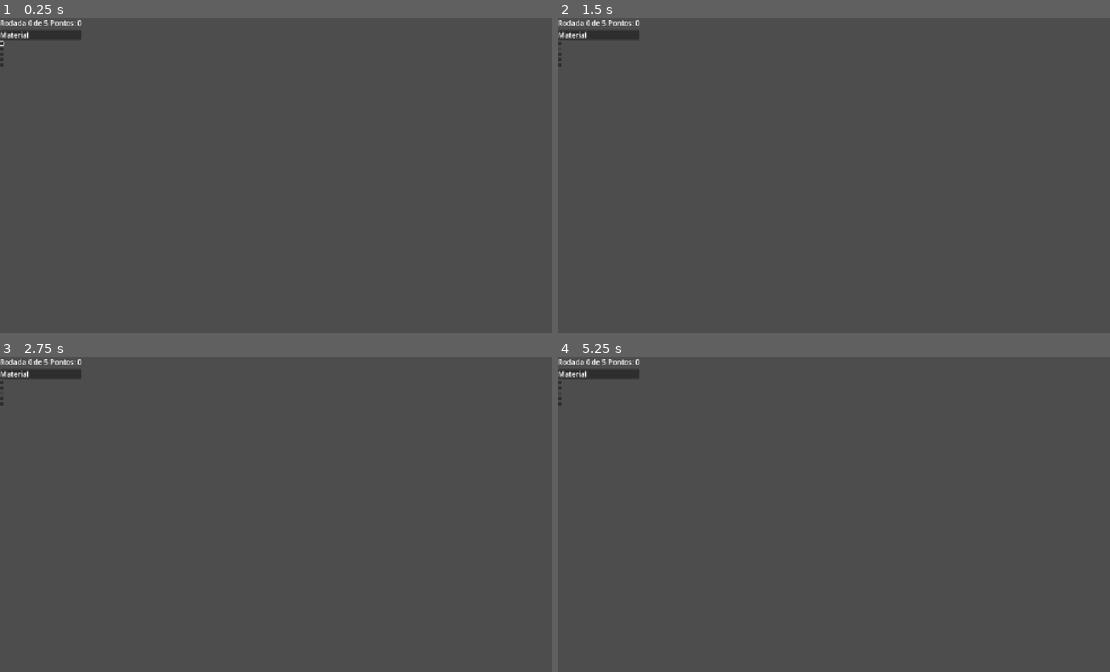
Above: before the commit, frames 1-4 (two rows, left to right).
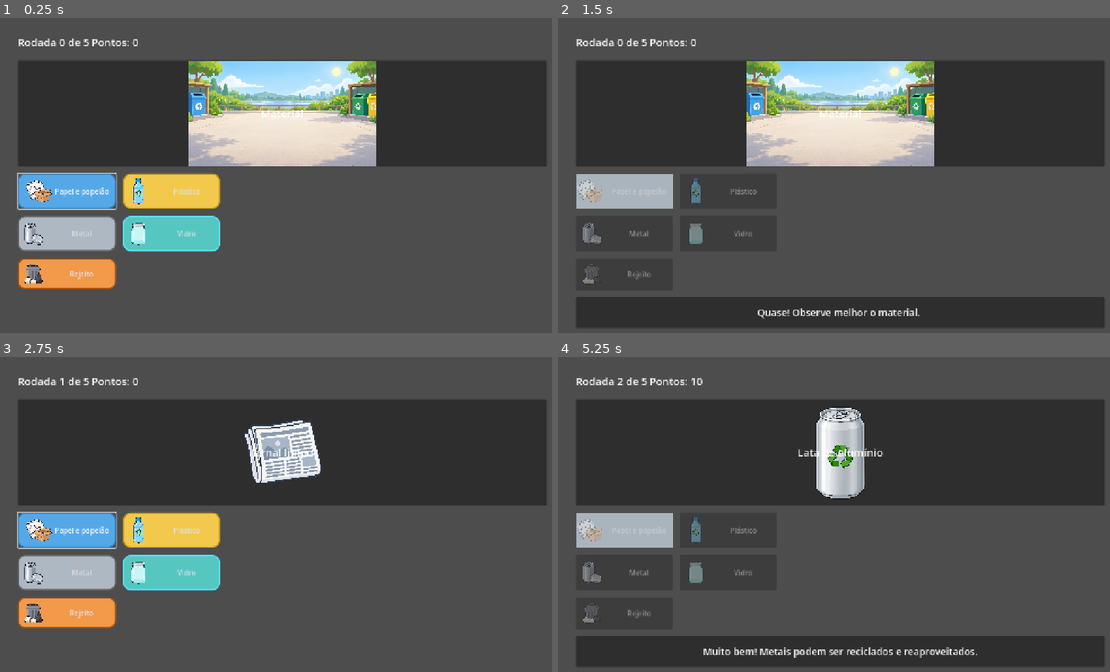
Above: after the commit, the same moments.

Repository: NickolasHardRock/jogo-serio-reciclagem
Game: Godot game, scene res://scenes/game_screen.tscn
Two runs of this game, one before a commit and one after it. Both use one fixed random seed, a clock stepped at 60 frames per second and the inputs below. This scene is started directly instead of the project's main scene.
Inputs (mouse positions are in pixels of both pictures, inside the frame that each line leads up to; where the layout moved, square brackets give the same spot in the first picture):
- Up to frame 1 (0.25 s): no input
- Up to frame 2 (1.5 s): click (624, 191) [558, 43] at 0.5 s; click (558, 49) at 1.27 s
- Up to frame 3 (2.75 s): click (0, 394) at 2.02 s
- Up to frame 4 (5.25 s): click (729, 530) [558, 388] at 2.75 s; click (558, 397) at 3.52 s; click (558, 404) at 4.27 s; click (624, 571) [558, 394] at 5 s

The runs differ from the first frame. In frame 1, 42% of the frame differs, in the area x 0-99%, y 0-87%; in frame 2, 44%, in the area x 0-99%, y 0-99%; in frame 3, 42%; in frame 4, 44%.
Error before the commit: Cannot call method 'get_children' on a null value. (res://scripts/game_screen.gd:22)

Commit message:
primeira versão funcional,com tela e jogo basico

Diff:
--- a/jogo-serio-reciclagem/scenes/game_screen.tscn
+++ b/jogo-serio-reciclagem/scenes/game_screen.tscn
@@ -1,68 +1,236 @@
 [gd_scene format=3 uid="uid://dhbi7xwohd6tp"]
 
 [ext_resource type="Script" uid="uid://brg6ixpwu40fu" path="res://scripts/game_screen.gd" id="1_8mhku"]
+[ext_resource type="Texture2D" uid="uid://cwtkn20dwfnsd" path="res://assets/ui/fundo_jogo.png" id="2_dv2sx"]
+[ext_resource type="Texture2D" uid="uid://ds7e660jp3sju" path="res://assets/icons/papel.png" id="3_rxmqw"]
+[ext_resource type="Texture2D" uid="uid://bmqvnliw4qllu" path="res://assets/icons/plastico.png" id="4_1urxi"]
+[ext_resource type="Texture2D" uid="uid://b378qhyrarr3h" path="res://assets/icons/metal.png" id="5_dthvl"]
+[ext_resource type="Texture2D" uid="uid://dd5xu6kjlkply" path="res://assets/icons/vidro.png" id="6_r01d7"]
+[ext_resource type="Texture2D" uid="uid://typkgogv2fhk" path="res://assets/icons/rejeito.png" id="7_vnpv3"]
+
+[sub_resource type="StyleBoxFlat" id="StyleBoxFlat_wqbs1"]
+content_margin_left = 16.0
+content_margin_top = 8.0
+content_margin_right = 16.0
+content_margin_bottom = 8.0
+bg_color = Color(0.33333334, 0.65882355, 0.9098039, 1)
+border_width_left = 3
+border_width_top = 3
+border_width_right = 3
+border_width_bottom = 3
+border_color = Color(0.15686275, 0.47058824, 0.72156864, 1)
+corner_radius_top_left = 16
+corner_radius_top_right = 16
+corner_radius_bottom_right = 16
+corner_radius_bottom_left = 16
+
+[sub_resource type="StyleBoxFlat" id="StyleBoxFlat_1j0od"]
+bg_color = Color(0.45882353, 0.7372549, 0.92156863, 1)
+
+[sub_resource type="StyleBoxFlat" id="StyleBoxFlat_d0ymd"]
+bg_color = Color(0.21568628, 0.5372549, 0.78039217, 1)
+
+[sub_resource type="StyleBoxFlat" id="StyleBoxFlat_suv6s"]
+bg_color = Color(0.6666667, 0.7058824, 0.7372549, 1)
+
+[sub_resource type="StyleBoxFlat" id="StyleBoxFlat_c5hi3"]
+bg_color = Color(0.9490196, 0.7882353, 0.29803923, 1)
+border_width_left = 3
+border_width_top = 3
+border_width_right = 3
+border_width_bottom = 3
+border_color = Color(0.76862746, 0.60784316, 0.09019608, 1)
+corner_radius_top_left = 16
+corner_radius_top_right = 16
+corner_radius_bottom_right = 16
+corner_radius_bottom_left = 16
+
+[sub_resource type="StyleBoxFlat" id="StyleBoxFlat_ko0gt"]
+bg_color = Color(0.972549, 0.8392157, 0.42745098, 1)
+
+[sub_resource type="StyleBoxFlat" id="StyleBoxFlat_2ojey"]
+bg_color = Color(0.8509804, 0.67058825, 0.13333334, 1)
+
+[sub_resource type="StyleBoxFlat" id="StyleBoxFlat_r7ef3"]
+bg_color = Color(0.68235296, 0.72156864, 0.7607843, 1)
+border_width_left = 3
+border_width_top = 3
+border_width_right = 3
+border_width_bottom = 3
+border_color = Color(0.413683, 0.41368312, 0.4136828, 1)
+corner_radius_top_left = 16
+corner_radius_top_right = 16
+corner_radius_bottom_right = 16
+corner_radius_bottom_left = 16
+
+[sub_resource type="StyleBoxFlat" id="StyleBoxFlat_18hjo"]
+bg_color = Color(0.49803922, 0.54901963, 0.5921569, 1)
+
+[sub_resource type="StyleBoxFlat" id="StyleBoxFlat_vwfrr"]
+bg_color = Color(0.7764706, 0.80784315, 0.8352941, 1)
+
+[sub_resource type="StyleBoxFlat" id="StyleBoxFlat_32r1t"]
+bg_color = Color(0.33333334, 0.78039217, 0.7529412, 1)
+border_width_left = 3
+border_width_top = 3
+border_width_right = 3
+border_width_bottom = 3
+border_color = Color(0.35681665, 0.8787196, 0.9966598, 1)
+corner_radius_top_left = 16
+corner_radius_top_right = 16
+corner_radius_bottom_right = 16
+corner_radius_bottom_left = 16
+
+[sub_resource type="StyleBoxFlat" id="StyleBoxFlat_d5jny"]
+bg_color = Color(0.18431373, 0.6156863, 0.5921569, 1)
+
+[sub_resource type="StyleBoxFlat" id="StyleBoxFlat_mfby7"]
+bg_color = Color(0.47843137, 0.84705883, 0.8235294, 1)
+
+[sub_resource type="StyleBoxFlat" id="StyleBoxFlat_2kqjm"]
+bg_color = Color(0.9490196, 0.6, 0.2901961, 1)
+border_width_left = 3
+border_width_top = 3
+border_width_right = 3
+border_width_bottom = 3
+border_color = Color(0.6627451, 0.33333334, 0.07450981, 1)
+corner_radius_top_left = 16
+corner_radius_top_right = 16
+corner_radius_bottom_right = 16
+corner_radius_bottom_left = 16
+
+[sub_resource type="StyleBoxFlat" id="StyleBoxFlat_cqp3j"]
+bg_color = Color(0.84705883, 0.4745098, 0.14117648, 1)
+
+[sub_resource type="StyleBoxFlat" id="StyleBoxFlat_4gpyx"]
+bg_color = Color(0.9647059, 0.69803923, 0.41960785, 1)
 
 [node name="GameScreen (Control)" type="Control" unique_id=1957799255]
 layout_mode = 3
-anchors_preset = 0
-offset_right = 40.0
-offset_bottom = 40.0
+anchors_preset = 15
+anchor_right = 1.0
+anchor_bottom = 1.0
+grow_horizontal = 2
+grow_vertical = 2
 script = ExtResource("1_8mhku")
 
 [node name="MarginContainer" type="MarginContainer" parent="." unique_id=2140521385]
-layout_mode = 0
-offset_right = 40.0
-offset_bottom = 40.0
+layout_mode = 1
+anchors_preset = 15
+anchor_right = 1.0
+anchor_bottom = 1.0
+grow_horizontal = 2
+grow_vertical = 2
+theme_override_constants/margin_left = 40
+theme_override_constants/margin_top = 30
+theme_override_constants/margin_right = 40
+theme_override_constants/margin_bottom = 30
 
 [node name="VBoxContainer" type="VBoxContainer" parent="MarginContainer" unique_id=1174370725]
 layout_mode = 2
+theme_override_constants/separation = 16
 
 [node name="Header" type="HBoxContainer" parent="MarginContainer/VBoxContainer" unique_id=6338570]
+custom_minimum_size = Vector2(0, 50)
 layout_mode = 2
 
 [node name="RoundLabel" type="Label" parent="MarginContainer/VBoxContainer/Header" unique_id=783674692]
 layout_mode = 2
+theme_override_font_sizes/font_size = 24
 
 [node name="ScoreLabel" type="Label" parent="MarginContainer/VBoxContainer/Header" unique_id=1910692022]
 layout_mode = 2
+theme_override_font_sizes/font_size = 24
 
 [node name="MaterialPanel" type="PanelContainer" parent="MarginContainer/VBoxContainer" unique_id=485321447]
+custom_minimum_size = Vector2(0, 240)
 layout_mode = 2
 
 [node name="MaterialImage" type="TextureRect" parent="MarginContainer/VBoxContainer/MaterialPanel" unique_id=2059337500]
-layout_mode = 2
+custom_minimum_size = Vector2(180, 180)
+layout_mode = 2
+texture = ExtResource("2_dv2sx")
+expand_mode = 1
+stretch_mode = 5
 
 [node name="MaterialName" type="Label" parent="MarginContainer/VBoxContainer/MaterialPanel" unique_id=1141332192]
 layout_mode = 2
+theme_override_font_sizes/font_size = 24
+horizontal_alignment = 1
 
 [node name="CategoryGrid" type="GridContainer" parent="MarginContainer/VBoxContainer" unique_id=2114922416]
 layout_mode = 2
+theme_override_constants/h_separation = 16
+theme_override_constants/v_separation = 16
+columns = 2
 
 [node name="PapelButton" type="Button" parent="MarginContainer/VBoxContainer/CategoryGrid" unique_id=1231209083]
-layout_mode = 2
+custom_minimum_size = Vector2(220, 80)
+layout_mode = 2
+theme_override_constants/icon_max_width = 64
+theme_override_font_sizes/font_size = 16
+theme_override_styles/normal = SubResource("StyleBoxFlat_wqbs1")
+theme_override_styles/hover = SubResource("StyleBoxFlat_1j0od")
+theme_override_styles/hover_pressed = SubResource("StyleBoxFlat_d0ymd")
+theme_override_styles/disabled = SubResource("StyleBoxFlat_suv6s")
+text = "Papel e papelão
+"
+icon = ExtResource("3_rxmqw")
 metadata/category_id = "papel"
 
 [node name="PlasticoButton" type="Button" parent="MarginContainer/VBoxContainer/CategoryGrid" unique_id=171185931]
-layout_mode = 2
+custom_minimum_size = Vector2(220, 80)
+layout_mode = 2
+theme_override_constants/icon_max_width = 64
+theme_override_styles/normal = SubResource("StyleBoxFlat_c5hi3")
+theme_override_styles/hover = SubResource("StyleBoxFlat_ko0gt")
+theme_override_styles/hover_pressed = SubResource("StyleBoxFlat_2ojey")
+text = "Plástico"
+icon = ExtResource("4_1urxi")
 metadata/category_id = "plastico"
 
 [node name="MetalButton" type="Button" parent="MarginContainer/VBoxContainer/CategoryGrid" unique_id=797895933]
-layout_mode = 2
+custom_minimum_size = Vector2(220, 80)
+layout_mode = 2
+theme_override_constants/icon_max_width = 64
+theme_override_styles/normal = SubResource("StyleBoxFlat_r7ef3")
+theme_override_styles/pressed = SubResource("StyleBoxFlat_18hjo")
+theme_override_styles/hover = SubResource("StyleBoxFlat_vwfrr")
+text = "Metal
+"
+icon = ExtResource("5_dthvl")
 metadata/category_id = "metal"
 
 [node name="VidroButton" type="Button" parent="MarginContainer/VBoxContainer/CategoryGrid" unique_id=1650106494]
-layout_mode = 2
+custom_minimum_size = Vector2(220, 80)
+layout_mode = 2
+theme_override_constants/icon_max_width = 64
+theme_override_styles/normal = SubResource("StyleBoxFlat_32r1t")
+theme_override_styles/pressed = SubResource("StyleBoxFlat_d5jny")
+theme_override_styles/hover = SubResource("StyleBoxFlat_mfby7")
+text = "Vidro"
+icon = ExtResource("6_r01d7")
 metadata/category_id = "vidro"
 
 [node name="RejeitoButton" type="Button" parent="MarginContainer/VBoxContainer/CategoryGrid" unique_id=7622666]
 layout_mode = 2
+theme_override_constants/icon_max_width = 64
+theme_override_styles/normal = SubResource("StyleBoxFlat_2kqjm")
+theme_override_styles/pressed = SubResource("StyleBoxFlat_cqp3j")
+theme_override_styles/hover = SubResource("StyleBoxFlat_4gpyx")
+text = "Rejeito"
+icon = ExtResource("7_vnpv3")
 metadata/category_id = "rejeito"
 
 [node name="FeedbackPanel" type="PanelContainer" parent="MarginContainer/VBoxContainer" unique_id=62769529]
-layout_mode = 2
-script = ExtResource("1_8mhku")
+custom_minimum_size = Vector2(0, 70)
+layout_mode = 2
 
 [node name="FeedbackLabel" type="Label" parent="MarginContainer/VBoxContainer/FeedbackPanel" unique_id=209168473]
 layout_mode = 2
+theme_override_font_sizes/font_size = 22
 text = "Feedback aparecerá aqui
 "
+horizontal_alignment = 1
+vertical_alignment = 1
+autowrap_mode = 3
--- a/jogo-serio-reciclagem/scenes/main.tscn
+++ b/jogo-serio-reciclagem/scenes/main.tscn
@@ -11,8 +11,11 @@
 
 [node name="ScreenContainer (Control)" type="Control" parent="." unique_id=1141876033]
 layout_mode = 3
-anchors_preset = 0
-offset_right = 40.0
-offset_bottom = 40.0
+anchors_preset = 15
+anchor_right = 1.0
+anchor_bottom = 1.0
+grow_horizontal = 2
+grow_vertical = 2
+metadata/_edit_use_anchors_ = true
 
 [node name="AudioManager(Node)" type="Node" parent="." unique_id=1709288837]
--- a/jogo-serio-reciclagem/scripts/game_manager.gd
+++ b/jogo-serio-reciclagem/scripts/game_manager.gd
@@ -17,7 +17,7 @@
 	if file == null:
 		push_error("Não foi possível abrir data/materials.json")
 		return
-	file.close()
+
 
 	var parsed = JSON.parse_string(file.get_as_text())
 	if parsed is Array:
@@ -40,18 +40,22 @@
 	current_round += 1
 
 func answer(category_id: String) -> Dictionary:
-	var is_correct := category_id == String(current_material.get("categoria",""))
+	var is_correct: bool = (
+		category_id == String(current_material.get("categoria", ""))
+	)
+
 	if is_correct:
 		score += 10
 		correct_answers += 1
 
-	return{
-		"correct_answers":is_correct,
+	return {
+		"correct": is_correct,
 		"score": score,
-		"message": String(current_material.get("mensagem","")),
-		"material_name": String(current_material.get("nome","")),
+		"message": String(current_material.get("mensagem", "")),
+		"material_name": String(current_material.get("nome", "")),
 		"finished": current_round >= TOTAL_ROUNDS
 	}
+
 
 func is_finished() -> bool:
 	return current_round >= TOTAL_ROUNDS
--- a/jogo-serio-reciclagem/scripts/game_screen.gd
+++ b/jogo-serio-reciclagem/scripts/game_screen.gd
@@ -10,12 +10,20 @@
 @onready var feedback_label: Label = $MarginContainer/VBoxContainer/FeedbackPanel/FeedbackLabel
 @onready var category_grid: GridContainer = $MarginContainer/VBoxContainer/CategoryGrid
 
+
 var answer_locked := false
 
 func _ready() -> void:
+	print("GameScreen iniciou")
+	print("CategoryGrid: ", category_grid)
+	print("FeedbackPanel: ", feedback_panel)
+	print("MaterialImage: ", material_image)
+	print("MaterialName: ", material_name)
+
 	_connect_category_buttons()
 	feedback_panel.hide()
 	_show_current_round()
+
 
 
 func _connect_category_buttons() -> void:
@@ -37,26 +45,30 @@
 	for button in category_grid.get_children():
 		if button is Button:
 			button.disabled = false
-			button.grab_focus() if button == category_grid.get_child(0) else null
+			if button == category_grid.get_child(0):
+				button.grab_focus()
 
-func _on_category_pressed(category_id:String) -> void:
+func _on_category_pressed(category_id: String) -> void:
 	if answer_locked:
 		return
 
 	answer_locked = true
-	var result := GameManager.answer(category_id)
+
+	var result: Dictionary = GameManager.answer(category_id)
+
 	score_label.text = "Pontos: %d" % GameManager.score
 
-	if result.correct:
-		feedback_label.text = "Muito bem! %s" % result.message
+	if result.get("correct", false):
+		feedback_label.text = "Muito bem! %s" % result.get("message", "")
 	else:
-		feedback_label.text = "Quase! A resposta correta é outra. %s" % result.message
+		feedback_label.text = "Quase! Observe melhor o material. %s" % result.get("message", "")
 
 	feedback_panel.show()
 	_disable_categories()
 
 	await get_tree().create_timer(1.5).timeout
-	if result.finished:
+
+	if result.get("finished", false):
 		result_requested.emit()
 	else:
 		GameManager.next_round()
Binary file added: jogo-serio-reciclagem/assets/icons/metal.png
Not shown, added: jogo-serio-reciclagem/assets/icons/metal.png.import
Binary file added: jogo-serio-reciclagem/assets/icons/papel.png
Not shown, added: jogo-serio-reciclagem/assets/icons/papel.png.import
Binary file added: jogo-serio-reciclagem/assets/icons/plastico.png
Not shown, added: jogo-serio-reciclagem/assets/icons/plastico.png.import
Binary file added: jogo-serio-reciclagem/assets/icons/rejeito.png
Not shown, added: jogo-serio-reciclagem/assets/icons/rejeito.png.import
Binary file added: jogo-serio-reciclagem/assets/icons/vidro.png
Not shown, added: jogo-serio-reciclagem/assets/icons/vidro.png.import
Binary file added: jogo-serio-reciclagem/assets/ui/botao_metal.png
Not shown, added: jogo-serio-reciclagem/assets/ui/botao_metal.png.import
(and 16 more such lines)
